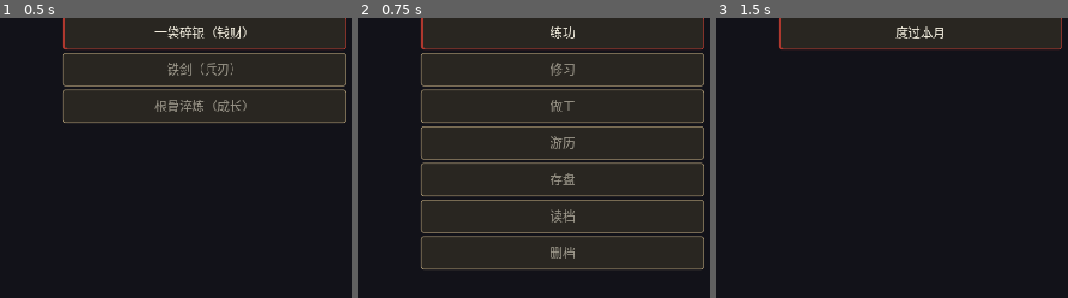
Above: before the commit, frames 1-3 (left to right).
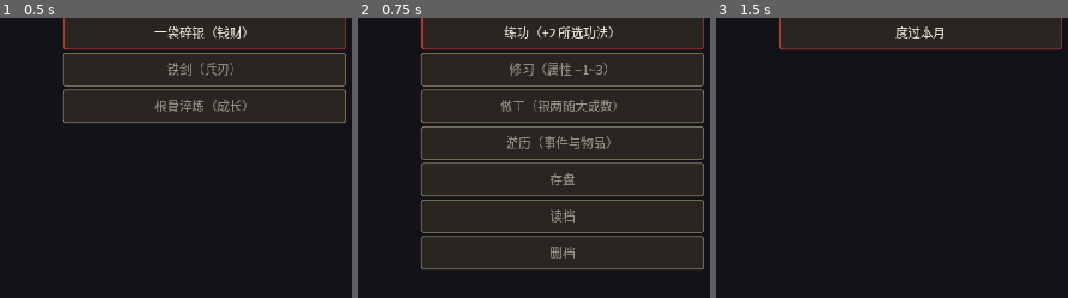
Above: after the commit, the same moments.

Repository: linxuhao/jinyong-heroes
Game: Godot game, scene res://scenes/segments/cultivation.tscn
Two runs of this game, one before a commit and one after it. Both use one fixed random seed, a clock stepped at 60 frames per second and the inputs below. This scene is started directly instead of the project's main scene. Sound files missing from this copy of the repository are replaced by a short silence.
Inputs:
- Up to frame 1 (0.5 s): no input
- Up to frame 2 (0.75 s): click "一袋碎银（钱财）" at 0.5 s
- Up to frame 3 (1.5 s): click "练功" (after the commit: "练功（+2 所选功法）") at 1.25 s
The pictures show only the part of the screen within x 50-100%, y 12-62%; the shares and areas given below are measured in that part.

Frame 1 is identical in both runs. In frame 2, 2.4% of the frame differs, in the area x 40-74%, y 2-47%; in frame 3, nothing differs.

Commit message:
dpe_game/t_impl: r3_action_rebalance [jinyong-numbers] (3 file(s))

Diff:
--- a/scripts/autoload/i18n.gd
+++ b/scripts/autoload/i18n.gd
@@ -478,6 +478,10 @@
 	"修习": "Study",
 	"做工": "Work",
 	"游历": "Travel",
+		"练功（+2 所选功法）": "Train (+2 to chosen art)",
+		"修习（属性 +1~3）": "Study (attr +1~3)",
+		"做工（银两随大成数）": "Work (silver scales with mastered arts)",
+		"游历（事件与物品）": "Travel (events & items)",
 	"存盘": "Save",
 	"读档": "Load",
 	"删档": "Delete Save",
--- a/scripts/segments/cultivation.gd
+++ b/scripts/segments/cultivation.gd
@@ -707,7 +707,7 @@
 			for c in _monthly_cards:
 				labels.append(_card_button_label(c))
 		"ACTION_PICK":
-			var action_labels: Array[String] = ["练功", "修习", "做工", "游历", "存盘", "读档", "删档"]
+			var action_labels: Array[String] = ["练功（+2 所选功法）", "修习（属性 +1~3）", "做工（银两随大成数）", "游历（事件与物品）", "存盘", "读档", "删档"]
 			for label in action_labels:
 				labels.append(tr(label))
 		"GONGFA_PICK":
Not shown, changed: playtest/action_yield_differential.yaml
